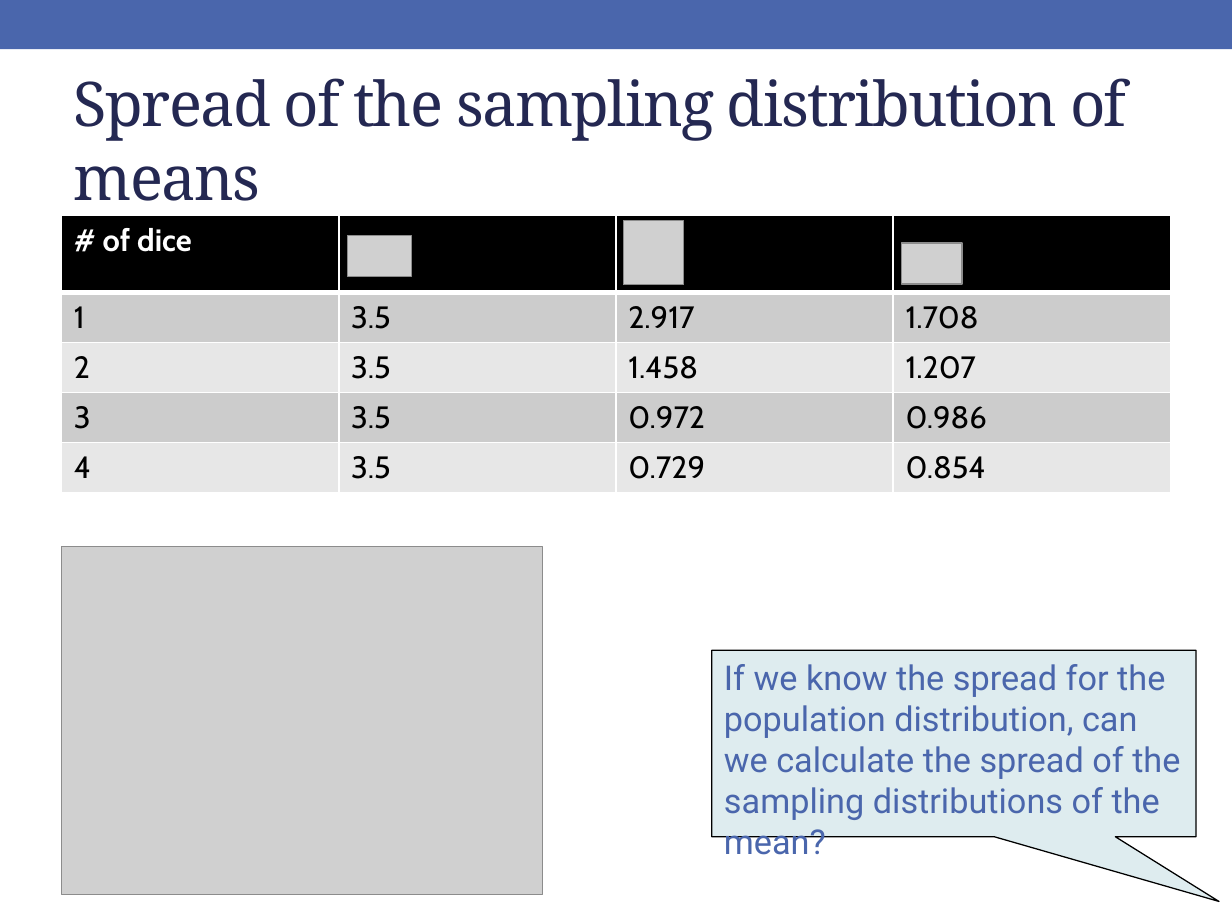
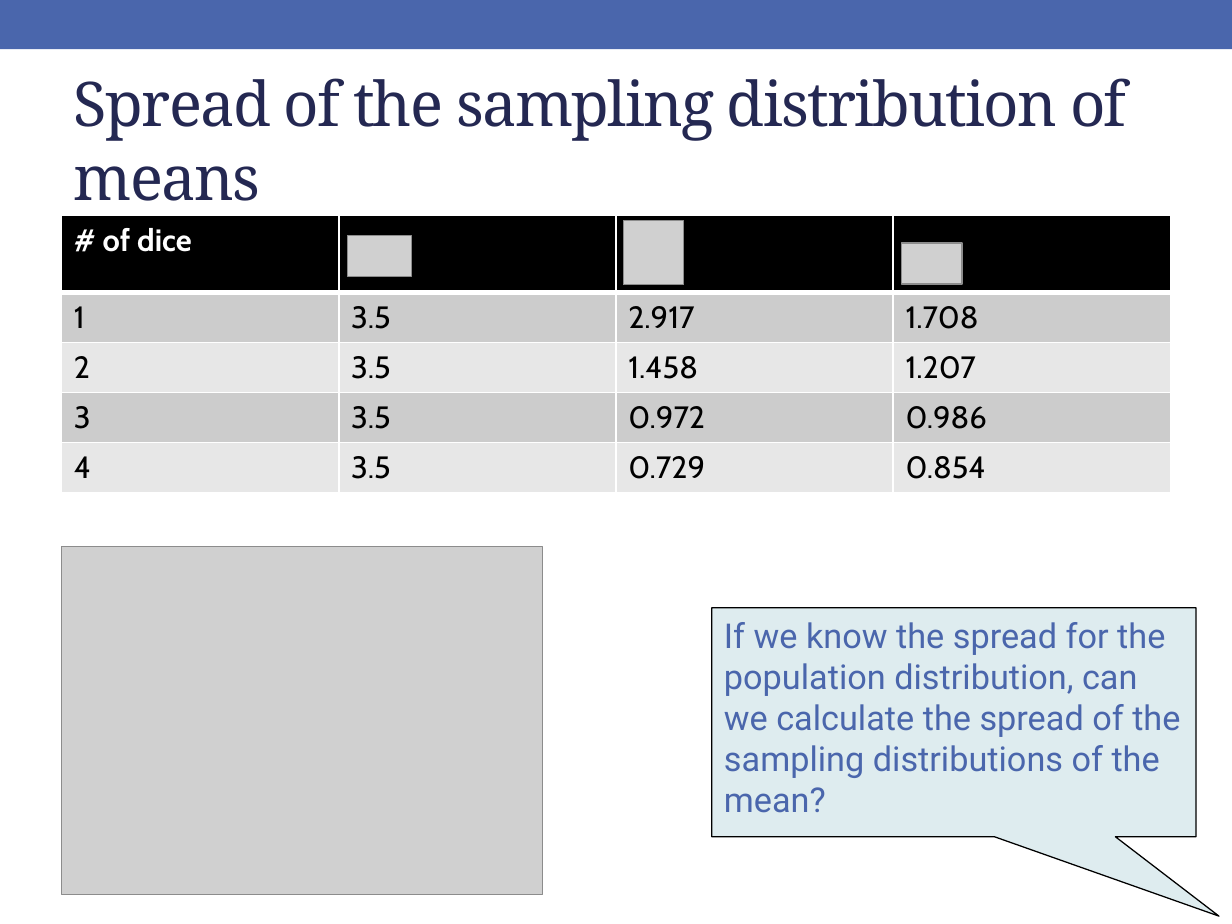
Before and after one commit to rebeccal/ohsu-math630, a slide deck: slide 68 of slides/cm041.pptx (slide 70 before the commit). Drawn at 1232x924 pixels with LibreOffice and Linux fonts; fonts in the diff are those of the drawing; grey boxes stand for pictures. Boxes give left, top, right and bottom in pixels: in the first picture for what was removed or moved away, otherwise in the second. Text is boxed around its words. In the diff, an @@ line names an element or a change of style, - is before the commit and + after.

```diff
--- a/slides/cm041.pptx
+++ b/slides/cm041.pptx
@@ speech box "If we know the spread ...": place and size @@
-speech box "If we know the spread ..." at bbox=[712, 650, 1196, 837]
+speech box "If we know the spread ..." at bbox=[712, 607, 1196, 837]
```
Also in this commit, not shown: 14 other slides changed, 1 slide added, 1 other file.
